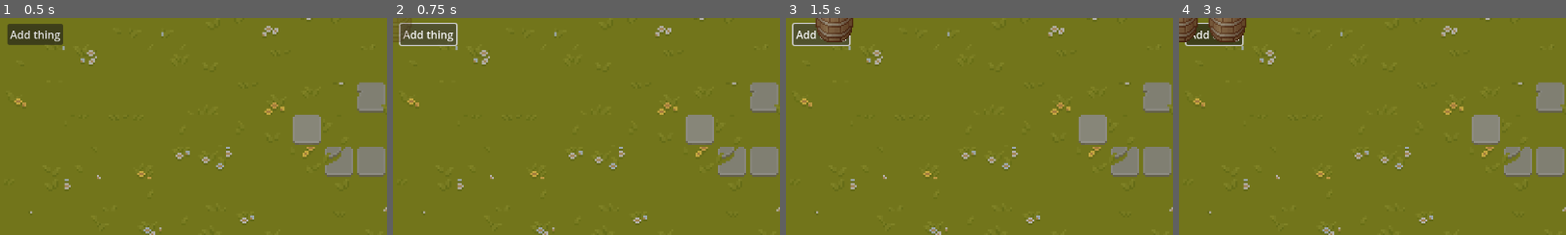
Above: before the commit, frames 1-4 (left to right).
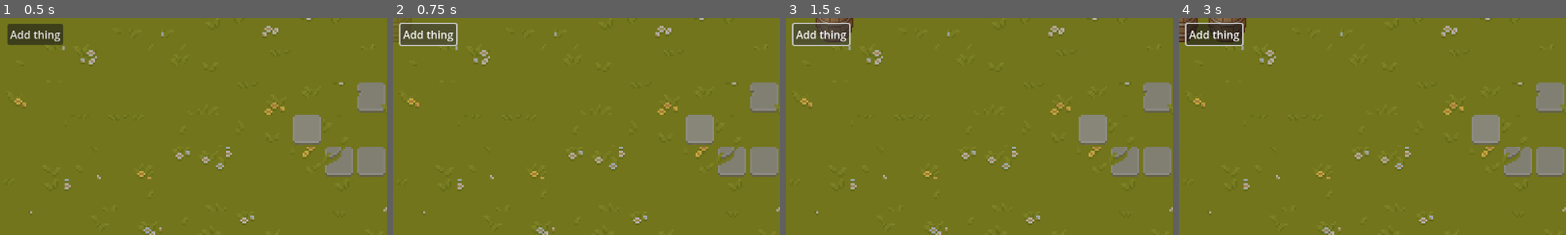
Above: after the commit, the same moments.

Repository: Kinsteen/tower-defense
Game: Godot game, scene res://Main.tscn
The game is run twice, just before and just after one commit, with the same random seed, the same clock (stepped at 60 frames per second) and the same inputs. Before the commit the project starts from res://scenes/GameScene.tscn.
Inputs (mouse positions are % of the whole screen's width and height, from its top left):
- Up to frame 1 (0.5 s): no input
- Up to frame 2 (0.75 s): click "Add thing" at 0.5 s
- Up to frame 3 (1.5 s): click "Add thing" at 1.25 s
- Up to frame 4 (3 s): click "Add thing" at 2 s; tap Enter at 2.75 s; move the mouse to (72, 45) at 2.77 s; hold Shift from 2.78 s (still down); click (72, 45) at 2.92 s
The pictures show only the part of the screen within x 0-50%, y 0-50%; the shares and areas given below are measured in that part.

Frame 1 is identical in both runs. In frame 2, less than 0.1% of the frame differs, in the area x 1-5%, y 2-12%; in frame 3, 0.5%; in frame 4, 0.9%, in the area x 1-17%, y 2-12%.

Commit message:
Create Main node, move button in hierarchy

Diff:
--- /dev/null
+++ b/Main.tscn
@@ -0,0 +1,18 @@
+[gd_scene load_steps=2 format=3 uid="uid://cstbxmgrc0bhe"]
+
+[ext_resource type="PackedScene" uid="uid://bfoo1xws3rdfg" path="res://scenes/GameScene.tscn" id="1_nrqe5"]
+
+[node name="Main" type="Node"]
+
+[node name="GameScene" parent="." instance=ExtResource("1_nrqe5")]
+
+[node name="CanvasLayer" type="CanvasLayer" parent="."]
+
+[node name="Button" type="Button" parent="CanvasLayer"]
+offset_left = 11.0
+offset_top = 9.0
+offset_right = 94.0
+offset_bottom = 40.0
+text = "Add thing"
+
+[connection signal="pressed" from="CanvasLayer/Button" to="GameScene" method="_on_button_pressed"]
--- a/project.godot
+++ b/project.godot
@@ -11,7 +11,7 @@
 [application]
 
 config/name="Tower Defense"
-run/main_scene="res://scenes/GameScene.tscn"
+run/main_scene="res://Main.tscn"
 config/features=PackedStringArray("4.1", "Forward Plus")
 config/icon="res://icon.svg"
 
--- a/scenes/GameScene.tscn
+++ b/scenes/GameScene.tscn
@@ -11,12 +11,3 @@
 tile_set = ExtResource("1_r86nc")
 format = 2
 layer_0/tile_data = PackedInt32Array(0, 589824, 5, 1, 524288, 2, 65537, 786432, 6, 65538, 524288, 3, 65539, 917504, 4,  …(6293 unchanged characters)…
-
-[node name="Button" type="Button" parent="."]
-offset_left = 11.0
-offset_top = 9.0
-offset_right = 65.0
-offset_bottom = 24.0
-text = "Add thing"
-
-[connection signal="pressed" from="Button" to="." method="_on_button_pressed"]
